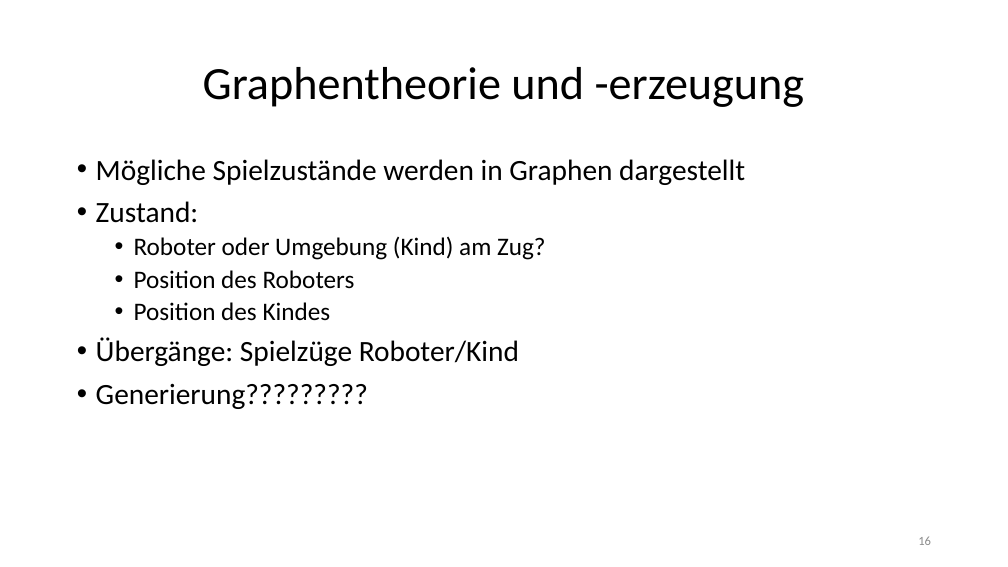
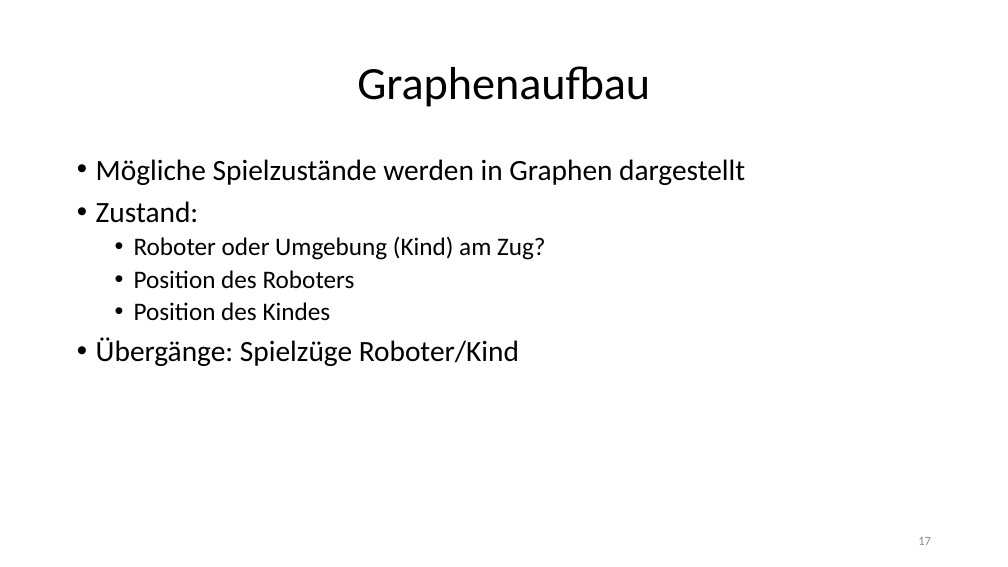
Before and after one commit to jhbruhn/fmes, a slide deck: slide 17 of Dokumentation/Roboter.pptx (slide 16 before the commit). Drawn at 1008x567 pixels with LibreOffice and Linux fonts; fonts in the diff are those of the drawing. Boxes give left, top, right and bottom in pixels: in the first picture for what was removed or moved away, otherwise in the second. Text is boxed around its words. In the diff, an @@ line names an element or a change of style, - is before the commit and + after.

```diff
--- a/Dokumentation/Roboter.pptx
+++ b/Dokumentation/Roboter.pptx
@@ title at <box>357,66,650,107</box>: text changed @@
-Graphentheorie und -erzeugung
+Graphenaufbau
@@ text at <box>96,383,368,409</box>: paragraph removed @@
-• Generierung?????????
@@ page number at <box>918,537,931,545</box>: text changed @@
-16
+17
```
Also in this commit, not shown: 12 other slides changed, 4 slides added, 2 slides removed.
